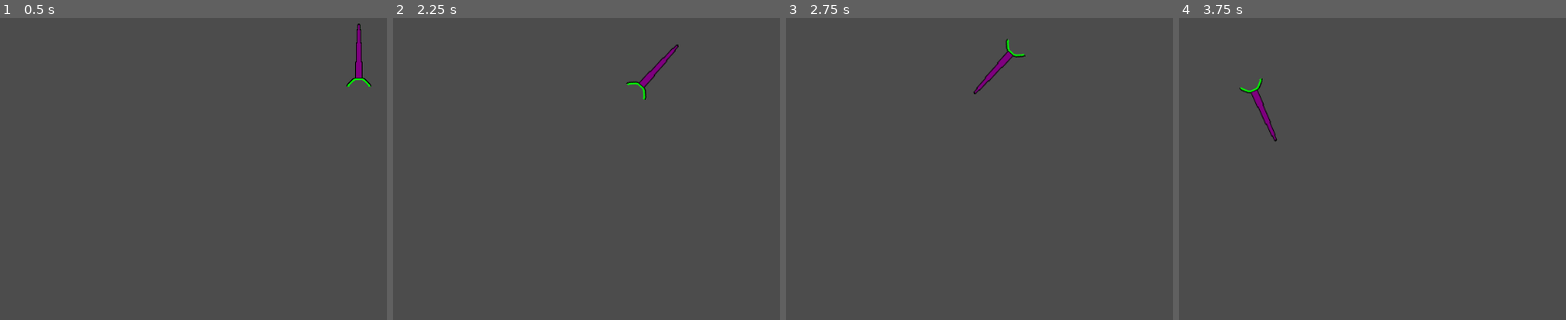
Above: before the commit, frames 1-4 (left to right).
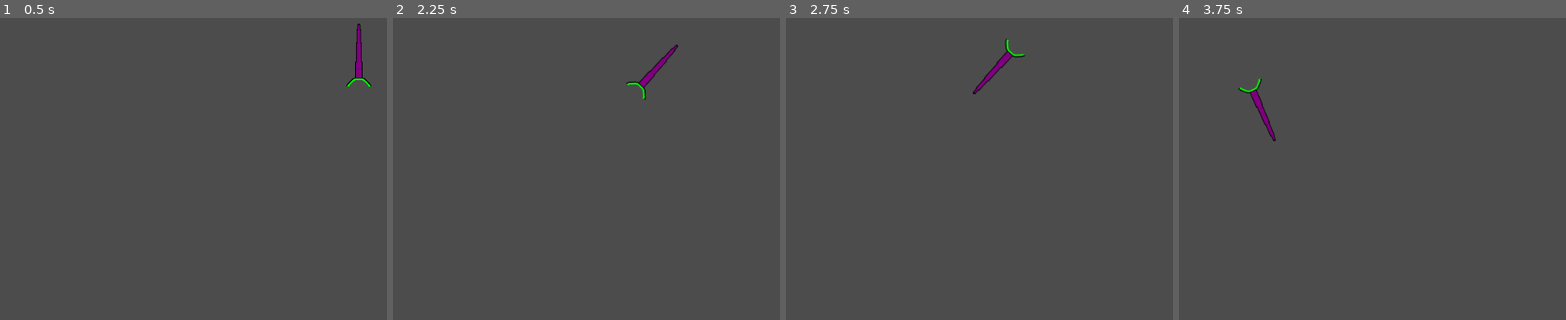
Above: after the commit, the same moments.

Repository: yusufmte/joustronauts
Game: Godot game, scene res://lance.tscn
The game is run twice, just before and just after one commit, with the same random seed, the same clock (stepped at 60 frames per second) and the same inputs.
Inputs:
- Up to frame 1 (0.5 s): no input
- Up to frame 2 (2.25 s): tap Enter at 0.5 s; hold Up (lanceP_forward) 0.53-1.28 s; hold Left (lanceP_rot_CCW) 0.53-1.28 s; hold Down (lanceP_reverse) 1.28-2.03 s; tap Right (lanceP_rot_CW) at 1.35 s; hold Up (lanceP_forward) from 2.03 s (still down); hold Left (lanceP_rot_CCW) from 2.03 s (still down)
- Up to frame 3 (2.75 s): keep holding Up (lanceP_forward); keep holding Left (lanceP_rot_CCW)
- Up to frame 4 (3.75 s): release Left (lanceP_rot_CCW) at 2.78 s; tap Right (lanceP_rot_CW) at 2.85 s; release Up (lanceP_forward) at 3.53 s; hold Down (lanceP_reverse) from 3.53 s (still down); hold Left (lanceP_rot_CCW) from 3.53 s (still down)

Frame 1 is identical in both runs. In frame 2, less than 0.1% of the frame differs, in the area x 60-74%, y 8-28%; in frame 3, 0.2%; in frame 4, 0.3%, in the area x 15-26%, y 19-41%.

Commit message:
shorten decel function and rename to apply_friction

Diff:
--- a/lance.gd
+++ b/lance.gd
@@ -4,7 +4,7 @@
 export var max_speed = 300
 export var reverse_acceleration = 200
 export var reverse_max_speed = -150
-export var deceleration = 100
+export var coef_of_friction = 100
 export var rotational_speed = 6.28
 
 var velocity = Vector2.ZERO
@@ -16,22 +16,18 @@
 # thrust when forward/back are pressed and below max speeds
 func thrust(delta):
 	var directional_speed = (velocity.x*cos(rotation-PI/2)) + (velocity.y*sin(rotation-PI/2)) #speed in the direction of the rotation of the lance
-	if Input.is_action_pressed("lanceP_forward") and directional_speed < max_speed:
+	if Input.is_action_pressed("lanceP_reverse") and directional_speed > reverse_max_speed:
+			velocity += Vector2(0,1).rotated(rotation) * acceleration * delta
+	elif Input.is_action_pressed("lanceP_forward") and directional_speed < max_speed:
 			velocity -= Vector2(0,1).rotated(rotation) * acceleration * delta
-	elif Input.is_action_pressed("lanceP_reverse") and directional_speed > reverse_max_speed:
-			velocity += Vector2(0,1).rotated(rotation) * acceleration * delta
+
 
 # decelerate gradually until stopped
-func decelerate(delta):
-	if abs(velocity.y) > abs(sin(velocity.angle())) * deceleration * delta:
-		velocity.y -= sin(velocity.angle()) * deceleration * delta
+func apply_friction(delta):
+	if velocity.length() > (velocity.normalized() * coef_of_friction * delta).length():
+		velocity -= velocity.normalized() * coef_of_friction * delta
 	else:
-		velocity.y = 0
-
-	if abs(velocity.x) > abs(cos(velocity.angle())) * deceleration * delta:
-		velocity.x -= cos(velocity.angle()) * deceleration * delta
-	else:
-		velocity.x = 0
+		velocity = Vector2.ZERO
 
 # rotate when rotation keys are pressed
 func rotate(delta):
@@ -43,6 +39,6 @@
 # Called every frame. 'delta' is the elapsed time since the previous frame.
 func _physics_process(delta):
 	thrust(delta)
-	decelerate(delta)
+	apply_friction(delta)
 	rotate(delta)
 	move_and_slide(velocity)
